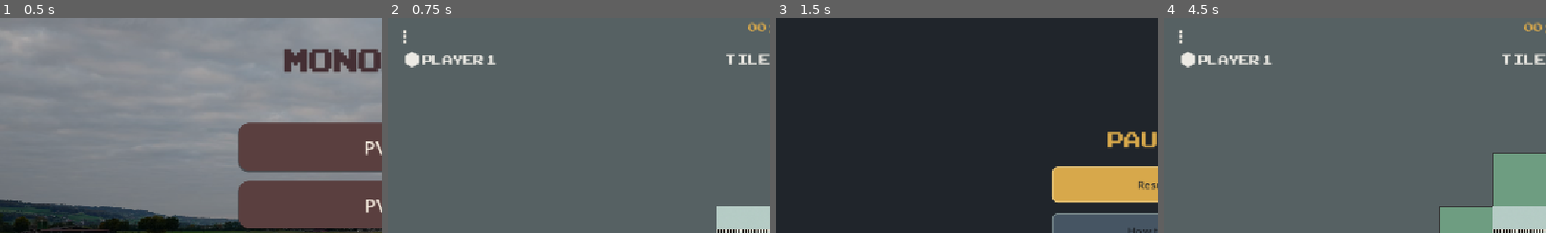
Above: before the commit, frames 1-4 (left to right).
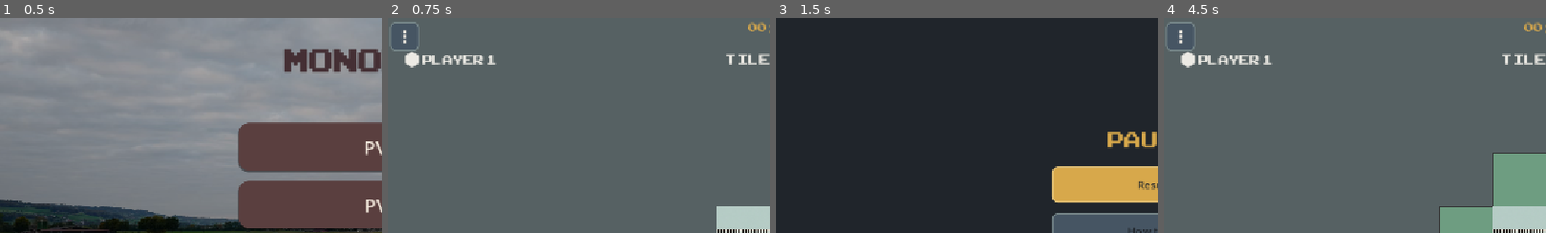
Above: after the commit, the same moments.

Repository: NguyenDucAnh20235585/monorail-godot
Game: Godot game, scene res://scenes/main_menu/main_menu.tscn
Same seed, same stepped clock (60 frames per second), same inputs: the game is played once before the commit and once after it.
Inputs (mouse positions are % of the whole screen's width and height, from its top left):
- Up to frame 1 (0.5 s): no input
- Up to frame 2 (0.75 s): click "PVP" at 0.5 s
- Up to frame 3 (1.5 s): click "⋮" at 1.25 s
- Up to frame 4 (4.5 s): click "Resume" at 2 s; click "CONFIRM" at 2.75 s; click "CONFIRM" at 3.5 s; click (3, 94) at 4.25 s
The pictures show only the part of the screen within x 0-50%, y 0-50%; the shares and areas given below are measured in that part.

Frame 1 is identical in both runs. In frame 2, 0.1% of the frame differs, in the area x 0-9%, y 1-16%; in frame 3, nothing differs; in frame 4, 0.1%.

Commit message:
feat: integrate ai and stabilize gameplay flow - anh.nd

Diff:
--- a/board_camera.gd
+++ /dev/null
@@ -1 +0,0 @@
-extends Camera2D
--- a/main.gd
+++ b/main.gd
@@ -76,6 +76,7 @@
 	update_hud()
 	game_log.clear()
 	add_game_log("Game started.")
+	maybe_start_ai_turn()
 
 func _on_confirm_button_pressed():
 	confirm_move()
@@ -98,11 +99,72 @@
 func get_current_controller() -> PlayerController:
 	return player_controllers[game_state.current_player]
 
+func maybe_start_ai_turn():
+	if get_current_controller() != PlayerController.AI:
+		return
+
+	print("AI turn started")
+
+	var action := AIPlayer.choose_action(
+		game_state,
+		AIPlayer.Difficulty.HEURISTIC,
+		game_state.impossible_declared_by
+	)
+
+	print("AI action: ", action)
+
+	match action["type"]:
+		AIPlayer.ACTION_MOVE:
+			execute_ai_move(action["move"])
+
+		AIPlayer.ACTION_DECLARE_IMPOSSIBLE:
+			execute_ai_declare_impossible()
+
+		AIPlayer.ACTION_NONE:
+			print("AI has no action: ", action["reason"])
+			add_game_log(action["reason"])
+
+func execute_ai_move(move: Dictionary):
+	for tile in move["tiles"]:
+		var added := pending_move.add_tile(
+			tile["position"],
+			tile["type"],
+			tile["rotation"],
+			get_pending_tile_limit()
+		)
+
+		if not added:
+			print("AI failed to add pending tile: ", tile)
+			return
+
+	$Board.set_pending_move(pending_move.to_move())
+	confirm_move()
+
+func execute_ai_declare_impossible() -> void:
+	var result := ImpossibleFlow.declare_impossible(
+		game_state,
+		game_state.current_player,
+		0,
+		game_state.impossible_declared_by
+	)
+
+	if not result["is_valid"]:
+		print("AI failed to declare Impossible: ", result["message"])
+		add_game_log(result["message"])
+		return
+
+	game_state.impossible_declared_by = result["declared_by"]
+	game_state.current_player = result["challenger"]
+
+	add_game_log(result["message"])
+	start_turn()
+
 func start_turn():
 	reset_pending_move()
 	$Board.set_pending_move(pending_move.to_move())
 	$Board.set_indicators([])
 	update_hud()
+	maybe_start_ai_turn()
 
 func reset_pending_move():
 	if pending_move == null:
--- a/main.tscn
+++ b/main.tscn
@@ -484,7 +484,7 @@
 custom_minimum_size = Vector2(0, 90)
 layout_mode = 2
 
-[node name="MenuButton" type="MenuButton" parent="GameplayUI/HUD/MainLayout/TopArea" unique_id=637568001]
+[node name="MenuButton" type="Button" parent="GameplayUI/HUD/MainLayout/TopArea" unique_id=165571324]
 custom_minimum_size = Vector2(32, 32)
 layout_mode = 1
 offset_left = 3.0
--- a/project.godot
+++ b/project.godot
@@ -25,6 +25,7 @@
 
 [display]
 
+window/subwindows/embed_subwindows=false
 window/stretch/mode="canvas_items"
 window/stretch/aspect="expand"
 
--- a/scripts/ui/board_camera/board_camera.gd
+++ b/scripts/ui/board_camera/board_camera.gd
@@ -9,7 +9,6 @@
 var left_mouse_down := false
 var is_dragging := false
 var drag_start_position := Vector2.ZERO
-
 
 func _ready() -> void:
 	set_process_input(true)
Not shown, removed: board_camera.gd.uid
Not shown, removed: main.tscn1612972479.tmp
